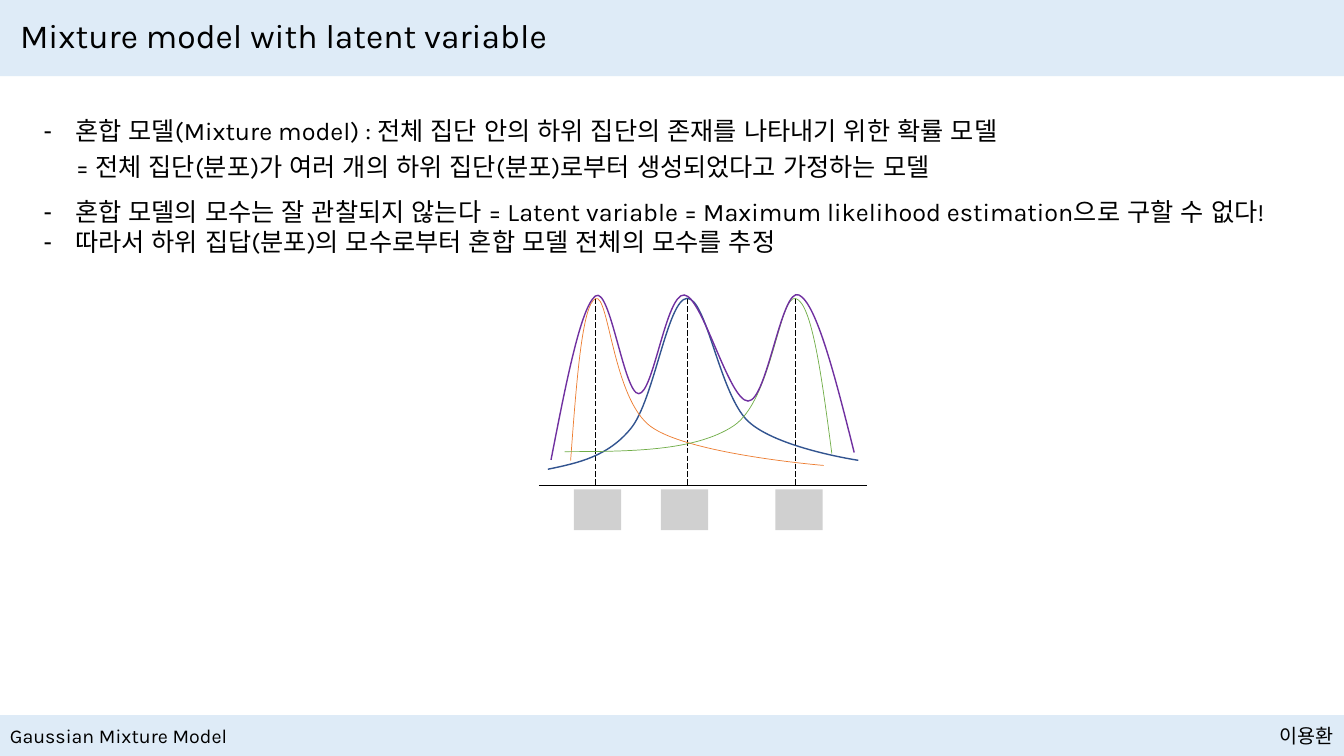
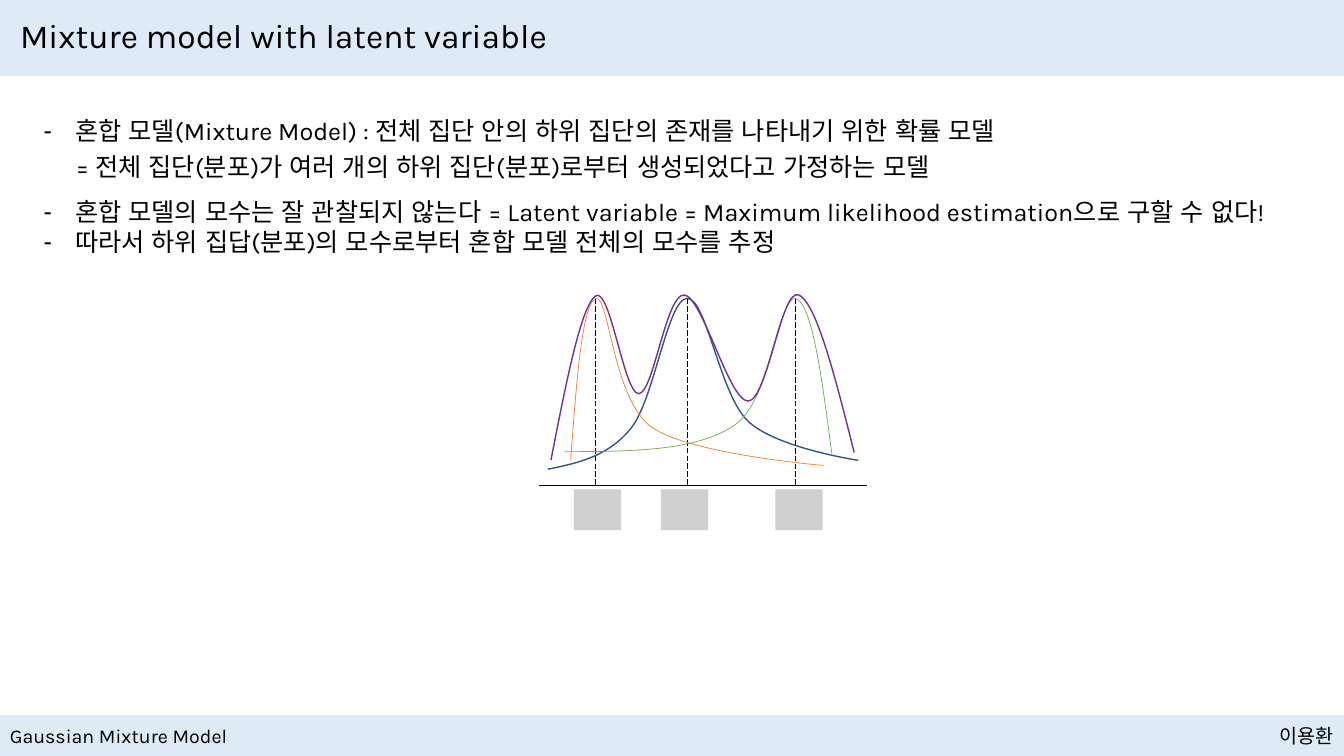
Before and after one commit to NewPlus/SeminarforNLP, a slide deck: slide 23 of Seminar/Gaussian Mixture Model/Presentation files/Gaussian Mixture.pptx (slide 18 before the commit). Drawn at 1344x756 pixels with LibreOffice and Linux fonts; fonts in the diff are those of the drawing; grey boxes stand for pictures. Boxes give left, top, right and bottom in pixels: in the first picture for what was removed or moved away, otherwise in the second. Text is boxed around its words. In the diff, an @@ line names an element or a change of style, - is before the commit and + after.

```diff
--- a/Seminar/Gaussian Mixture Model/Presentation files/Gaussian Mixture.pptx
+++ b/Seminar/Gaussian Mixture Model/Presentation files/Gaussian Mixture.pptx
@@ text at [75, 119, 995, 143]: text changed @@
-– 혼합 모델(Mixture model) : 전체 집단 안의 하위 집단의 존재를 나타내기 위한 확률 모델
+– 혼합 모델(Mixture Model) : 전체 집단 안의 하위 집단의 존재를 나타내기 위한 확률 모델
```
Also in this commit, not shown: 4 other slides changed, 45 slides added, 1 other file.
